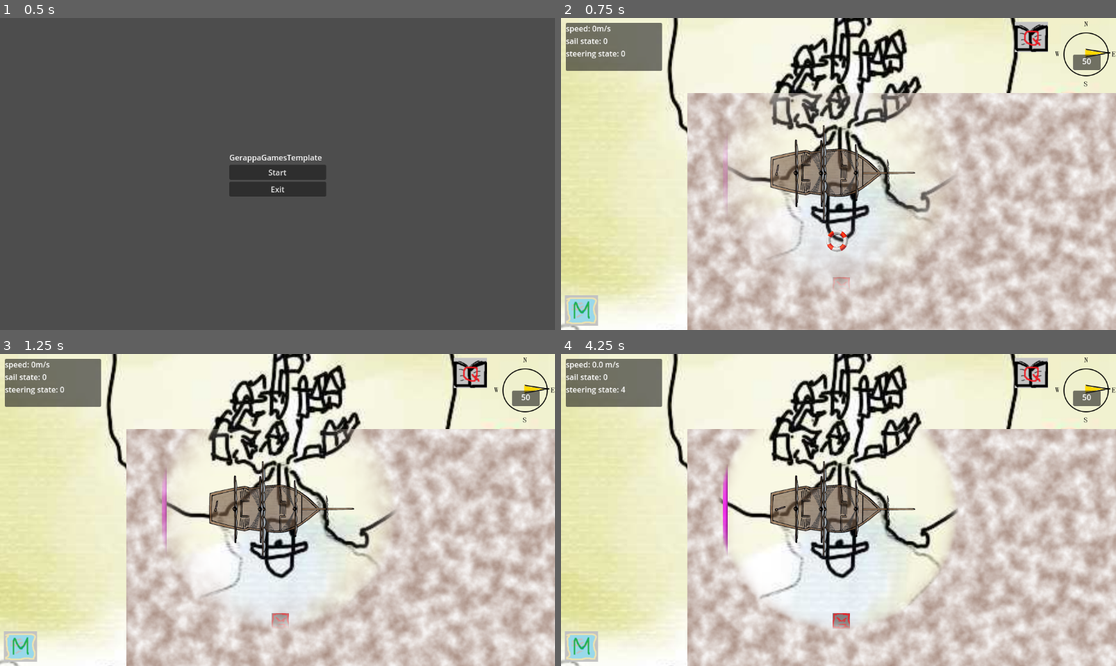
Above: before the commit, frames 1-4 (two rows, left to right).
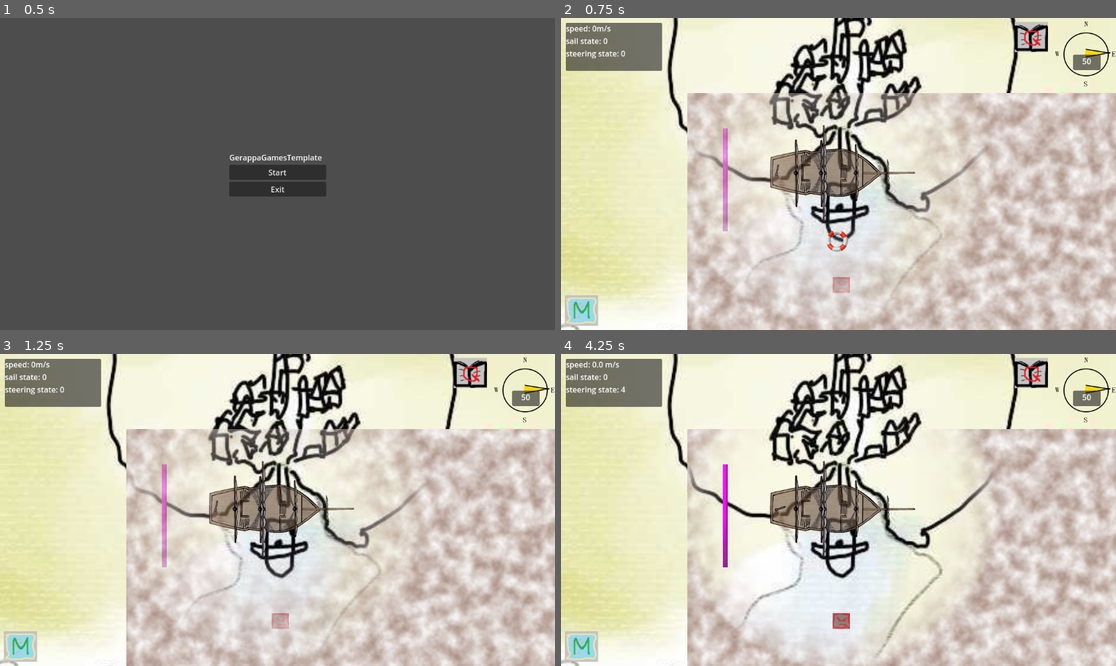
Above: after the commit, the same moments.

Repository: danigeri/AnchorAndAlmanac
Game: Godot game, scene res://Intro/intro.tscn
The game is run twice, just before and just after one commit, with the same random seed, the same clock (stepped at 60 frames per second) and the same inputs. Video files are missing from this copy of the repository; at most half a second of black plays in their place. Sound files missing from this copy of the repository are replaced by a short silence.
Inputs:
- Up to frame 1 (0.5 s): no input
- Up to frame 2 (0.75 s): click "Start" at 0.5 s
- Up to frame 3 (1.25 s): no input
- Up to frame 4 (4.25 s): tap Enter (ui_accept) at 1.25, 1.52, 2.27, 3.77 s; hold Right (ui_right) 1.28-2.03 s; tap Q at 1.35, 2.85 s; hold Down (ui_down) 2.03-2.78 s; tap M at 2.1, 3.6 s; hold Right (ui_right) 2.78-3.53 s; hold Up (ui_up) from 3.53 s (still down)

Frame 1 is identical in both runs. In frame 2, 0.9% of the frame differs, in the area x 24-76%, y 24-92%; in frame 3, 2.6%; in frame 4, 7.3%, in the area x 22-78%, y 24-99%.

Commit message:
min speed and fog update variant

Diff:
--- a/FogOfWar/fog_of_war.gd
+++ b/FogOfWar/fog_of_war.gd
@@ -5,9 +5,8 @@
 var last_boat_pos: Vector2
 var fog_image: Image
 var vision_image: Image
-var world_position: Vector2
-var vision_size: int = 9
-var update_interval: float = 0.1
+var vision_size: int = 12
+var update_interval: float = 1
 var time_since_last_update: float = 0.0
 @onready var fog: Sprite2D = $Fog
 @onready var fog_texture := ImageTexture.new()
@@ -18,6 +17,7 @@
 	time_since_last_update += delta
 	if time_since_last_update >= update_interval:
 		update_fog()
+		update_interval = randf_range(0.2,0.5)
 		last_boat_pos = temp_boat.global_position
 		time_since_last_update = 0.0
 
@@ -29,7 +29,6 @@
 
 func generate_fog():
 	var world_dimension = Vector2(5000, 5000)
-	world_position = Vector2(5000, 5000)
 
 	fog_image = Image.create(world_dimension.x, world_dimension.y, false, Image.Format.FORMAT_RGBAH)
 	fog_image.fill(Color.BLACK)
@@ -40,7 +39,6 @@
 	var vision_scale = Vector2(vision_image.get_size()) * vision_size
 	vision_image.resize(vision_scale.x, vision_scale.y)
 
-
 func update_fog() -> void:
 	var vision_rect = Rect2(Vector2.ZERO, vision_image.get_size())
 	fog_image.blend_rect(
--- a/Ship/ship.gd
+++ b/Ship/ship.gd
@@ -39,6 +39,7 @@
 const TURN_SPEED_QUOTIENT: float = 0.5
 
 @export var max_speed_mps: int = 50
+@export var min_speed_mps: int = 0
 @export var turn_rad: float = PI / 12
 @export var inertia: float = 0.1
 
@@ -143,6 +144,9 @@
 	if target_speed_mps > max_speed_mps:
 		target_speed_mps = max_speed_mps
 
+	if target_speed_mps < min_speed_mps:
+		target_speed_mps = min_speed_mps
+
 	if current_speed_mps != target_speed_mps:
 		var prefix = 1 if current_speed_mps < target_speed_mps else -1
 
@@ -203,12 +207,16 @@
 	match sail_state:
 		0:
 			max_speed_mps = 0
+			min_speed_mps = 0
 		1:
 			max_speed_mps = 10
+			min_speed_mps = 5
 		2:
 			max_speed_mps = 25
+			min_speed_mps = 10
 		3:
 			max_speed_mps = 50
+			min_speed_mps = 20
 
 
 func set_steering_state(event):
--- a/default_bus_layout.tres
+++ b/default_bus_layout.tres
@@ -1,7 +1,4 @@
-[gd_resource type="AudioBusLayout" load_steps=2 format=3 uid="uid://b0ymg8u3qy086"]
-
-[sub_resource type="AudioEffectRecord" id="AudioEffectRecord_j3pel"]
-resource_name = "Record"
+[gd_resource type="AudioBusLayout" format=3 uid="uid://b0ymg8u3qy086"]
 
 [resource]
 bus/0/volume_db = 1.0604935
@@ -11,8 +8,6 @@
 bus/1/bypass_fx = false
 bus/1/volume_db = 1.0604935
 bus/1/send = &"Master"
-bus/1/effect/0/effect = SubResource("AudioEffectRecord_j3pel")
-bus/1/effect/0/enabled = true
 bus/2/name = &"SFX"
 bus/2/solo = false
 bus/2/mute = false
